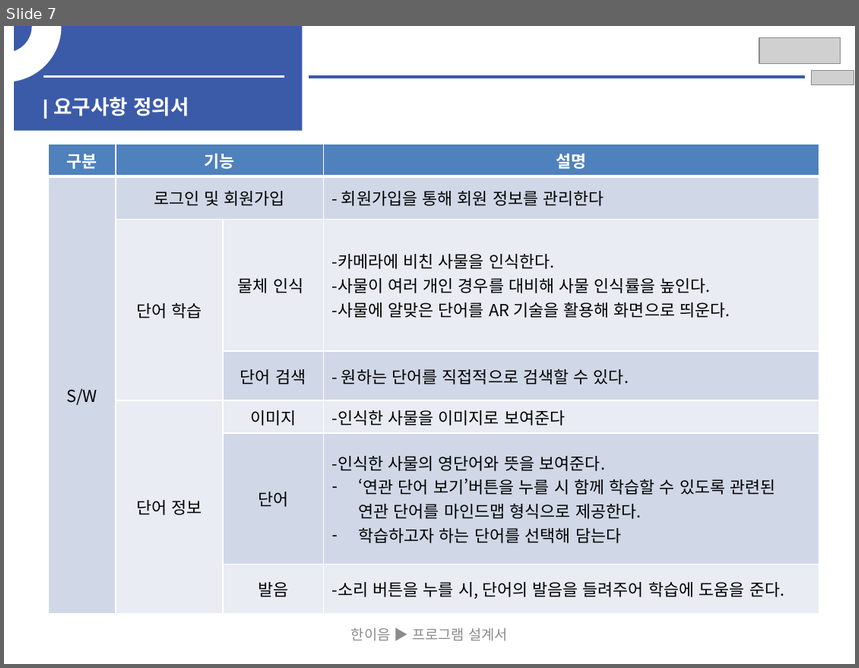
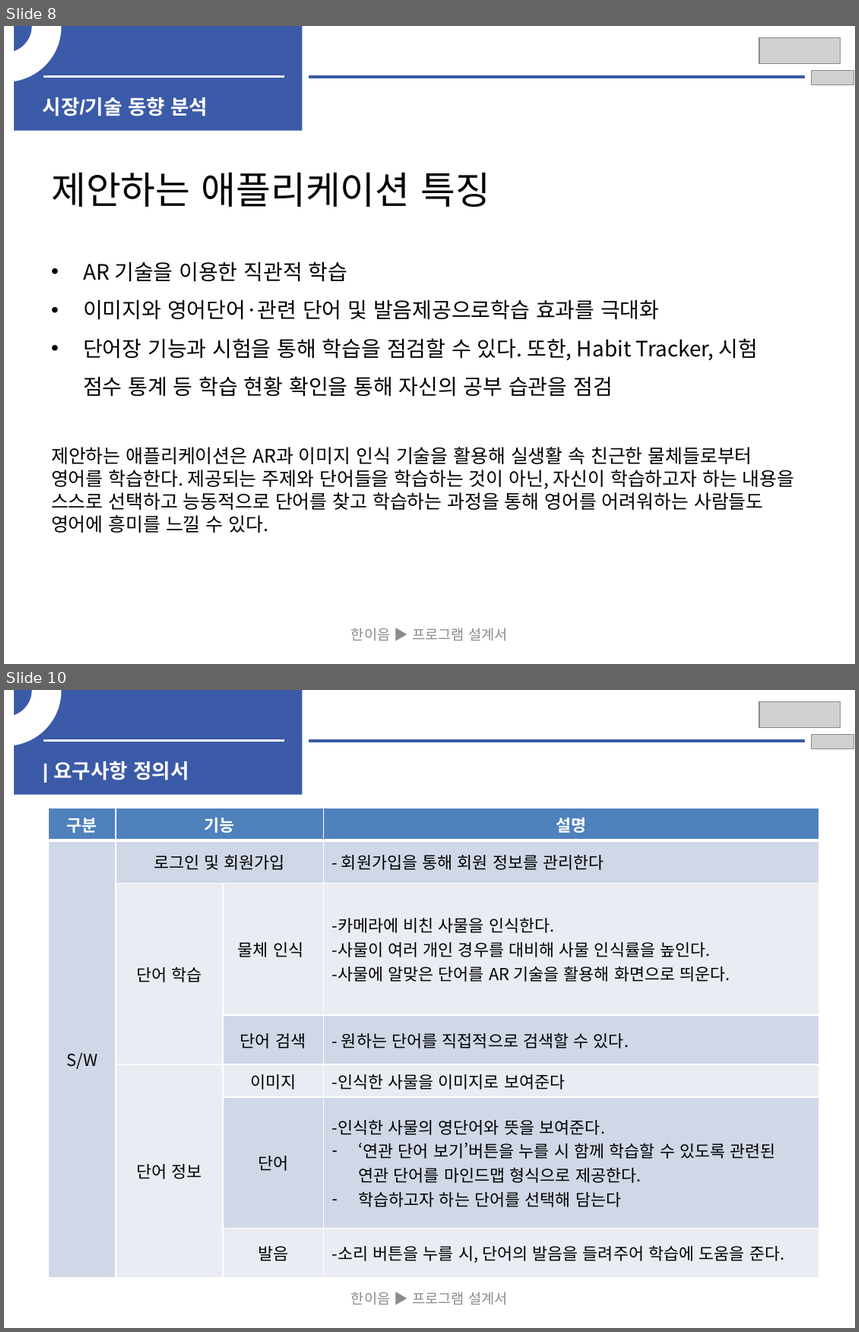
Before and after one commit to Leusin/oic-graduation-project, a slide deck: report/mid-report-ppt-juyoung.pptx. Shown one above the other, each under a label of ours: slide 7 before the commit, slides 8 and 10 after it; the slides between them are not shown. The pictures are 859x668 and 859x1332 pixels, drawn with LibreOffice and Linux fonts; fonts in the diff are those of the drawing; grey boxes stand for pictures. Boxes give left, top, right and bottom in pixels: in the first picture for what was removed or moved away, otherwise in the second. Text is boxed around its words. In the diff, an @@ line names an element or a change of style, - is before the commit and + after.

```diff
--- a/report/mid-report-ppt-juyoung.pptx
+++ b/report/mid-report-ppt-juyoung.pptx
@@ slide 8 added at (x1=4, y1=26, x2=855, y2=664), background #FFFFFF @@
@@ arch (boxed as its full ring) added at (x1=4, y1=26, x2=60, y2=81), fill #FFFFFF, outline #FFFFFF 2 pt @@
@@ rectangle added at (x1=14, y1=26, x2=303, y2=131), fill #3B5AA8 @@
@@ picture added at (x1=760, y1=38, x2=841, y2=63) @@
@@ picture added at (x1=812, y1=70, x2=854, y2=85) @@
@@ line added from (44, 76) to (285, 76), #F2F2F2 2.25 pt @@
@@ line added from (309, 77) to (805, 77), #3B5AA8 2.25 pt @@
@@ text added at (x1=43, y1=97, x2=208, y2=116), 17 pt, text #FFFFFF, bold @@
+시장/기술 동향 분석
@@ text added at (x1=51, y1=173, x2=795, y2=533), 16 pt, text #000000 @@
+제안하는 애플리케이션 특징
+• AR 기술을 이용한 직관적 학습
+• 이미지와 영어단어·관련 단어 및 발음제공으로학습 효과를 극대화
+• 단어장 기능과 시험을 통해 학습을 점검할 수 있다. 또한, Habit Tracker, 시험 점수 통계 등 학습 현황 확인을 통해 자신의 공부 습관을 점검
+제안하는 애플리케이션은 AR과 이미지 인식 기술을 활용해 실생활 속 친근한 물체들로부터 영어를 학습한다. 제공되는 주제와 단어들을 학습하는 것이 아닌, 자신이 학습하고자 하는 내용을 스스로 선택하고 능동적으로 단어를 찾고 학습하는 과정을 통해 영어를 어려워하는 사람들도 영어에 흥미를 느낄 수 있다.
@@ text added at (x1=351, y1=628, x2=507, y2=642), 12 pt, text #8C8C8C @@
+한이음 ▶ 프로그램 설계서
@@ what was slide 7 is now slide 10 @@
```
Also in this commit, not shown: 3 slides changed, 2 other slides added, 14 other files.
